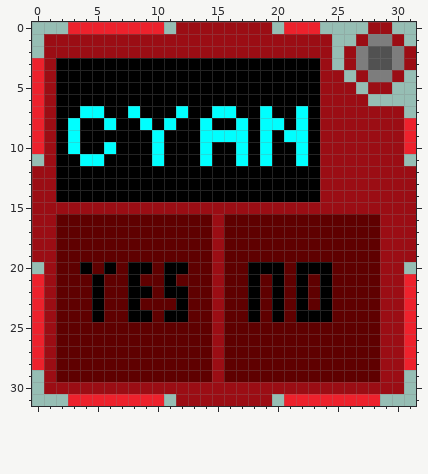
Two versions of one pixel-art sprite, Icons/Cruel Colour Flash.png. Above: the version before the commit.
The file is 32x32 pixels.
After:
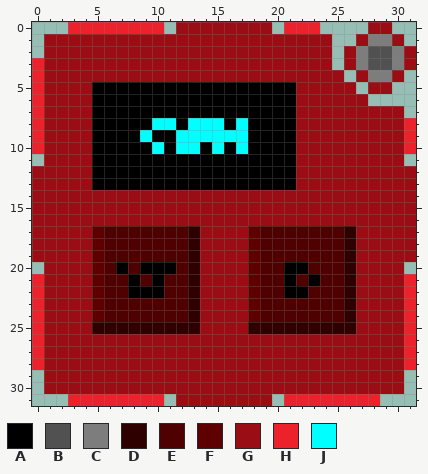
Palette (. is transparent): A #000000  B #515151  C #7d7d7d  D #2e0000  E #4f0000  F #5f0000  G #9b0d14  H #ed212c  J #00ffff
Changes in this commit:
@@ x 0..31 @@
  2 .GGGGGGGGGGGGGGGGGGGGGGGG.GCBBCG
- 3 HGAAAAAAAAAAAAAAAAAAAAAAG.GCBBCG
- 4 HGAAAAAAAAAAAAAAAAAAAAAAGG.GCCG.
- 5 HGAAAAAAAAAAAAAAAAAAAAAAGGG.GG..
- 6 HGAAAAAAAAAAAAAAAAAAAAAAGGGG....
- 7 HGAAJJAAJAAAJAAJJAAJAAJAGGGGGGG.
- 8 HGAJAAJAAJAJAAJAAJAJJAJAGGGGGGGH
- 9 HGAJAAAAAAJAAAJJJJAJAJJAGGGGGGGH
-10 HGAJAAJAAAJAAAJAAJAJAAJAGGGGGGGH
-11 .GAAJJAAAAJAAAJAAJAJAAJAGGGGGGG.
-12 GGAAAAAAAAAAAAAAAAAAAAAAGGGGGGGG
-13 GGAAAAAAAAAAAAAAAAAAAAAAGGGGGGGG
-14 GGAAAAAAAAAAAAAAAAAAAAAAGGGGGGGG
+ 3 HGGGGGGGGGGGGGGGGGGGGGGGG.GCBBCG
+ 4 HGGGGGGGGGGGGGGGGGGGGGGGGG.GCCG.
+ 5 HGGGGAAAAAAAAAAAAAAAAAGGGGG.GG..
+ 6 HGGGGAAAAAAAAAAAAAAAAAGGGGGG....
+ 7 HGGGGAAAAAAAAAAAAAAAAAGGGGGGGGG.
+ 8 HGGGGAAAAAJJAJJJAJAAAAGGGGGGGGGH
+ 9 HGGGGAAAAJAAJJJJJJAAAAGGGGGGGGGH
+10 HGGGGAAAAAJAJJAJAJAAAAGGGGGGGGGH
+11 .GGGGAAAAAAAAAAAAAAAAAGGGGGGGGG.
+12 GGGGGAAAAAAAAAAAAAAAAAGGGGGGGGGG
+13 GGGGGAAAAAAAAAAAAAAAAAGGGGGGGGGG
+14 GGGGGGGGGGGGGGGGGGGGGGGGGGGGGGGG
 15 GGGGGGGGGGGGGGGGGGGGGGGGGGGGGGGG
-16 GGFFFFFFFFFFFFFGFFFFFFFFFFFFFGGG
-17 GGFFFFFFFFFFFFFGFFFFFFFFFFFFFGGG
-18 GGFFFFFFFFFFFFFGFFFFFFFFFFFFFGGG
-19 GGFFFFFFFFFFFFFGFFFFFFFFFFFFFGGG
-20 .GFFAFAFAAFAAFFGFFAAAFAAAFFFFGG.
-21 HGFFFAFFAFFAFFFGFFAFAFAFAFFFFGGH
-22 HGFFFAFFAAFAAFFGFFAFAFAFAFFFFGGH
-23 HGFFFAFFAFFFAFFGFFAFAFAFAFFFFGGH
-24 HGFFFAFFAAFAAFFGFFAFAFAAAFFFFGGH
-25 HGFFFFFFFFFFFFFGFFFFFFFFFFFFFGGH
-26 HGFFFFFFFFFFFFFGFFFFFFFFFFFFFGGH
-27 HGFFFFFFFFFFFFFGFFFFFFFFFFFFFGGH
-28 HGFFFFFFFFFFFFFGFFFFFFFFFFFFFGGH
-29 .GFFFFFFFFFFFFFGFFFFFFFFFFFFFGG.
+16 GGGGGGGGGGGGGGGGGGGGGGGGGGGGGGGG
+17 GGGGGFEEEEEEEDGGGGFEEEEEEEDGGGGG
+18 GGGGGFEEEEEEEDGGGGFEEEEEEEDGGGGG
+19 GGGGGFEEEEEEEDGGGGFEEEEEEEDGGGGG
+20 .GGGGFEAEAAAEDGGGGFEEAAEEEDGGGG.
+21 HGGGGFEEAEAEEDGGGGFEEAEAEEDGGGGH
+22 HGGGGFEEAAAEEDGGGGFEEAAEEEDGGGGH
+23 HGGGGFEEEEEEEDGGGGFEEEEEEEDGGGGH
+24 HGGGGFEEEEEEEDGGGGFEEEEEEEDGGGGH
+25 HGGGGDDDDDDDDDGGGGDDDDDDDDDGGGGH
+26 HGGGGGGGGGGGGGGGGGGGGGGGGGGGGGGH
+27 HGGGGGGGGGGGGGGGGGGGGGGGGGGGGGGH
+28 HGGGGGGGGGGGGGGGGGGGGGGGGGGGGGGH
+29 .GGGGGGGGGGGGGGGGGGGGGGGGGGGGGG.
 30 .GGGGGGGGGGGGGGGGGGGGGGGGGGGGGG.
Boxes around the changes in both pictures, in picture pixels (x1, y1, x2, y2):
changed: (56, 58, 380, 382)
